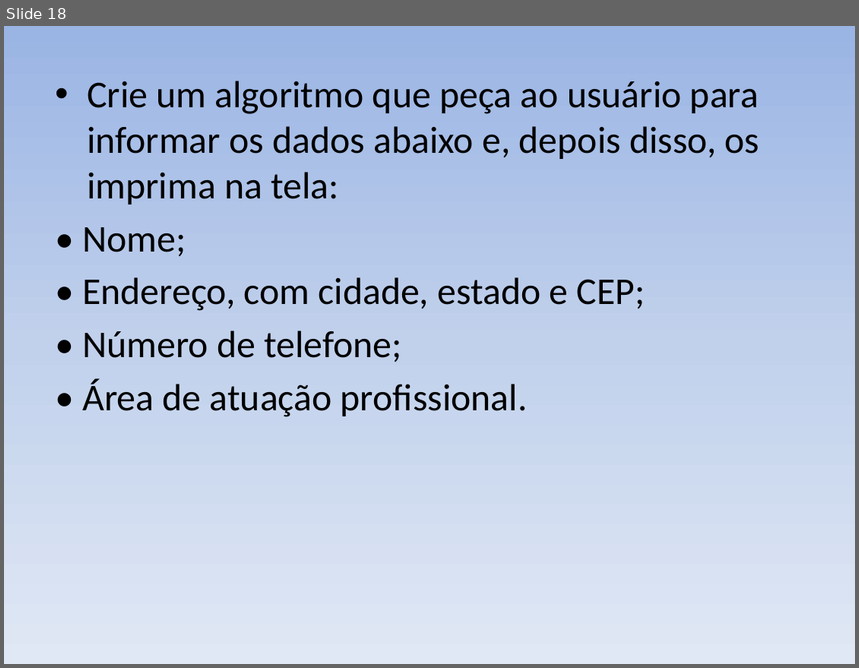
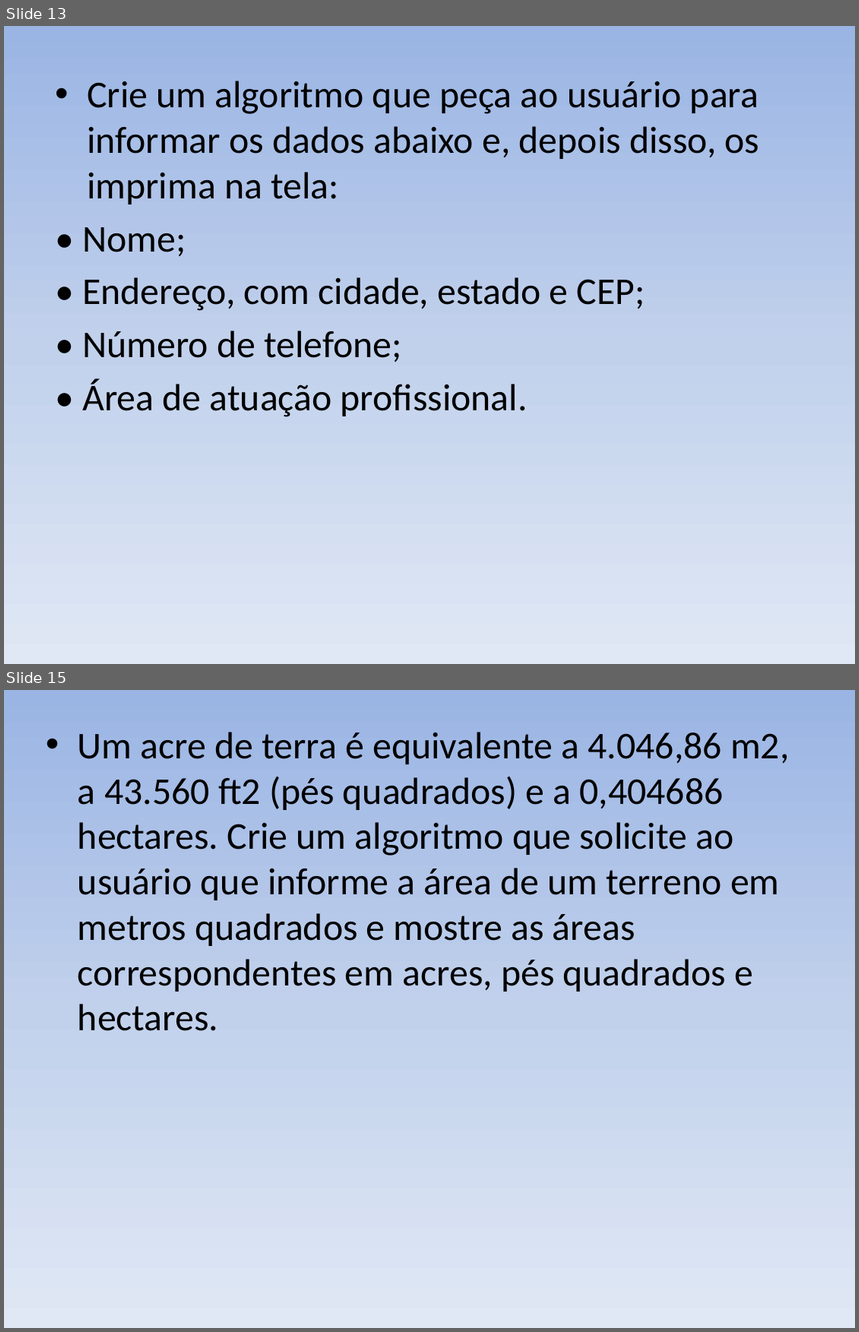
Before and after one commit to italo2403/AULA_L-GICA_PROGRAMA-O, a slide deck: EXERCÍCIOS.pptx. Shown one above the other, each under a label of ours: slide 18 before the commit, slides 13 and 15 after it; the slides between them are not shown. The pictures are 859x668 and 859x1332 pixels, drawn with LibreOffice and Linux fonts; fonts in the diff are those of the drawing. Boxes give left, top, right and bottom in pixels: in the first picture for what was removed or moved away, otherwise in the second. Text is boxed around its words. In the diff, an @@ line names an element or a change of style, - is before the commit and + after.

```diff
--- a/EXERCÍCIOS.pptx
+++ b/EXERCÍCIOS.pptx
@@ slide 15 added at box(4, 690, 855, 1328), background gradient #9AB5E4 to #C2D1ED to #E1E8F5 @@
@@ text added at box(78, 732, 789, 1031), 32 pt, text #000000 @@
+• Um acre de terra é equivalente a 4.046,86 m2, a 43.560 ft2 (pés quadrados) e a 0,404686 hectares. Crie um algoritmo que solicite ao usuário que informe a área de um terreno em metros quadrados e mostre as áreas correspondentes em acres, pés quadrados e hectares.
@@ what was slide 18 is now slide 13 @@
```
Also in this commit, not shown: 11 slides changed, 3 other slides added, 7 slides removed, 3 other files.
